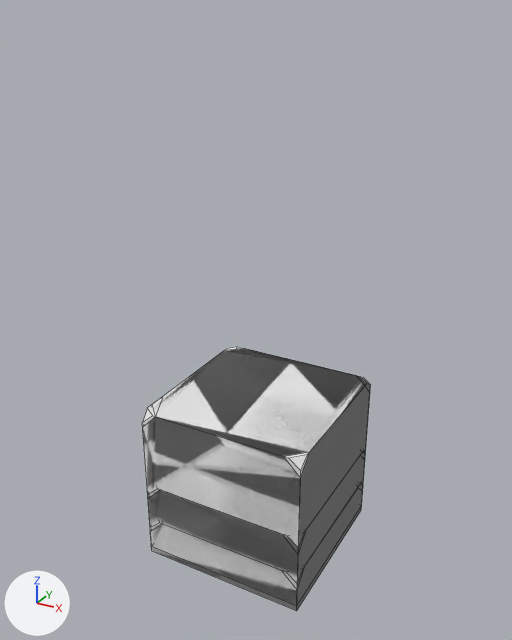
One commit to the OBJ model DnD_MapTool/Assets/Models/tiles.obj: the scene before it, then after it.
Rendered twice from a camera (50 mm lens) standing at (1.75, -3.24, 3.1) and looking at (-0.02, -0.02, 1.49). Every picture has the same lights, and +X, +Y and +Z are marked at lower left. Mesh edges are drawn as thin lines. Where no turn or scale is listed for an object, it has been applied to the vertices. Vertices at the same position are counted once.

The scene before the commit, as lines of its bpy script (objects in view):
```python
me_tiles = bpy.data.meshes.new('tiles')
me_tiles.from_pydata(...)  # 94 vertices, 78 faces; spans x -0.5..0.5, y -0.5..0.5, z 0.0..1.0
me_tiles.materials.append(mat_none)  # white #e7e7e7
ob_tiles = bpy.data.objects.new('tiles', me_tiles)
ob_tiles.location = (0.0, 0.0, 0.0)
```
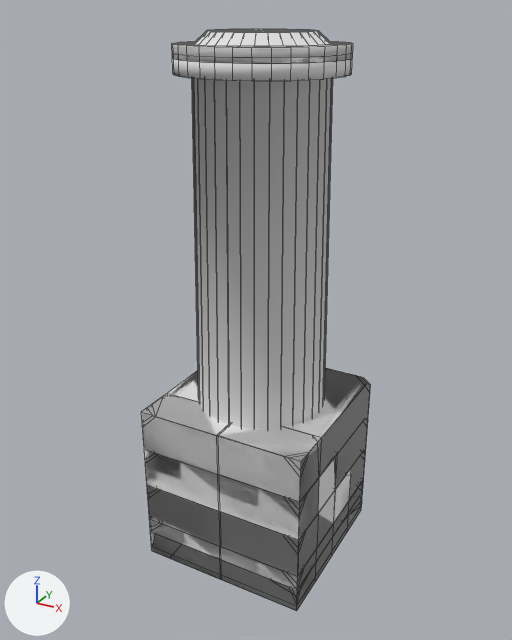
Patch to the scene script:
```diff
--- a/DnD_MapTool/Assets/Models/tiles.obj.py
+++ b/DnD_MapTool/Assets/Models/tiles.obj.py
@@ me_tiles @@
 # used by ob_tiles; location = (0.0, 0.0, 0.0)
-me_tiles.from_pydata(...)  # 94 vertices, 78 faces; spans x -0.5..0.5, y -0.5..0.5, z 0.0..1.0
-me_tiles.materials.append(mat_none)  # white #e7e7e7
+me_tiles.from_pydata(...)  # 954 vertices, 1006 faces, 6 loose edges; spans x -0.5..0.502, y -0.501..0.5, z 0.0..2.999
+# me_tiles part 1: a new loose piece of 678 vertices spanning x -0.45..0.45, y -0.45..0.45, z 0.129..2.999
+# me_tiles part 2
+# 144 vertices are added at x -0.5..0.502, y -0.501..0.5, z 0.0..1.002
+# 5 new vertices lie (-0.5, 0.0, 0.0) away from vertices in x 0.5, y -0.5..0.5, z 0.0..0.25
+# 6 new vertices lie (0.0, -0.25, 0.0) away from vertices in x -0.5..0.5, y 0.5, z 0.0..0.25
+# 8 new vertices lie (0.0, 0.0, 0.25) away from vertices in x -0.5..0.5, y -0.5..0.25, z 0.25
+# 7 new vertices lie (0.509, 0.0, 0.0) away from vertices in x -0.5, y -0.5..0.5, z 0.0..0.5
+# 7 new vertices lie (0.0, 0.25, 0.0) away from vertices in x -0.5..0.5, y -0.25, z 0.0..0.5
+# 5 new vertices lie (0.0, 0.0, 0.25) away from vertices in x -0.5..0.5, y -0.5..0.0, z 0.5
+# 6 loose edges are added
+# 185 new faces join them
```

Location of each change, [x1, y1, x2, y2] in pixels of the pictures (512 x 640 px):
'tiles', reshaped (120% taller)
    before: [142, 347, 371, 611]
    after: [141, 29, 371, 611]
part 1 of me_tiles, added
    after: [172, 29, 353, 429]
part 2 of me_tiles, added
    after: [141, 393, 368, 611]
